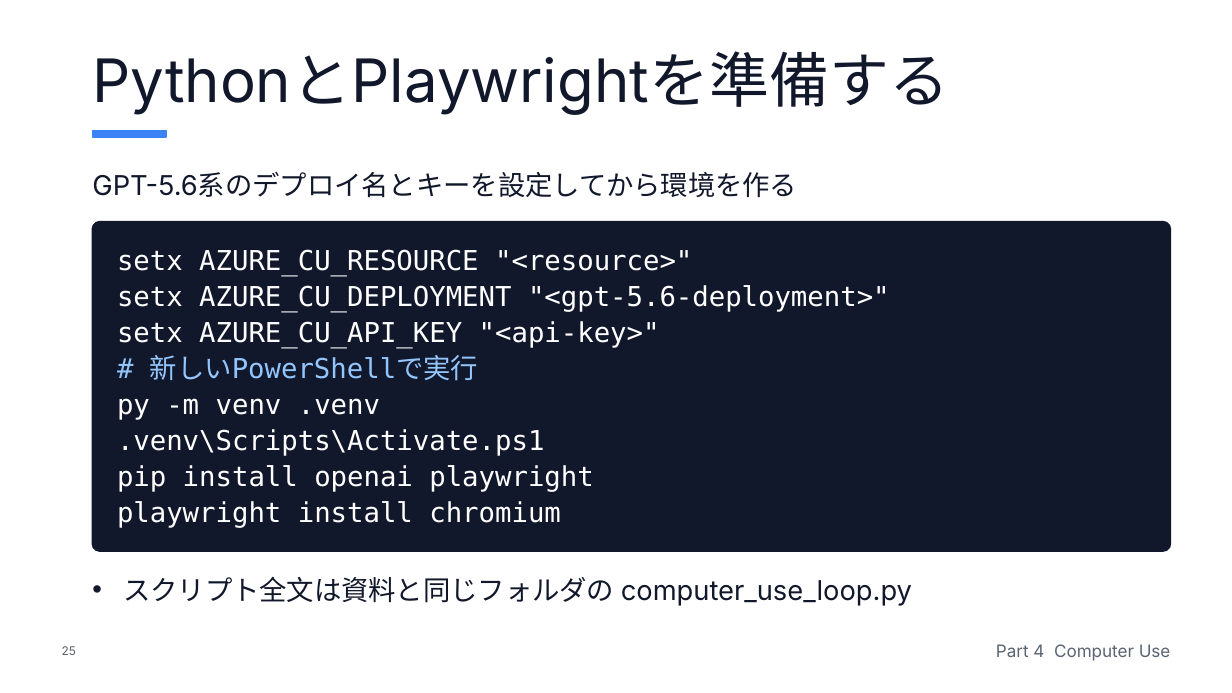
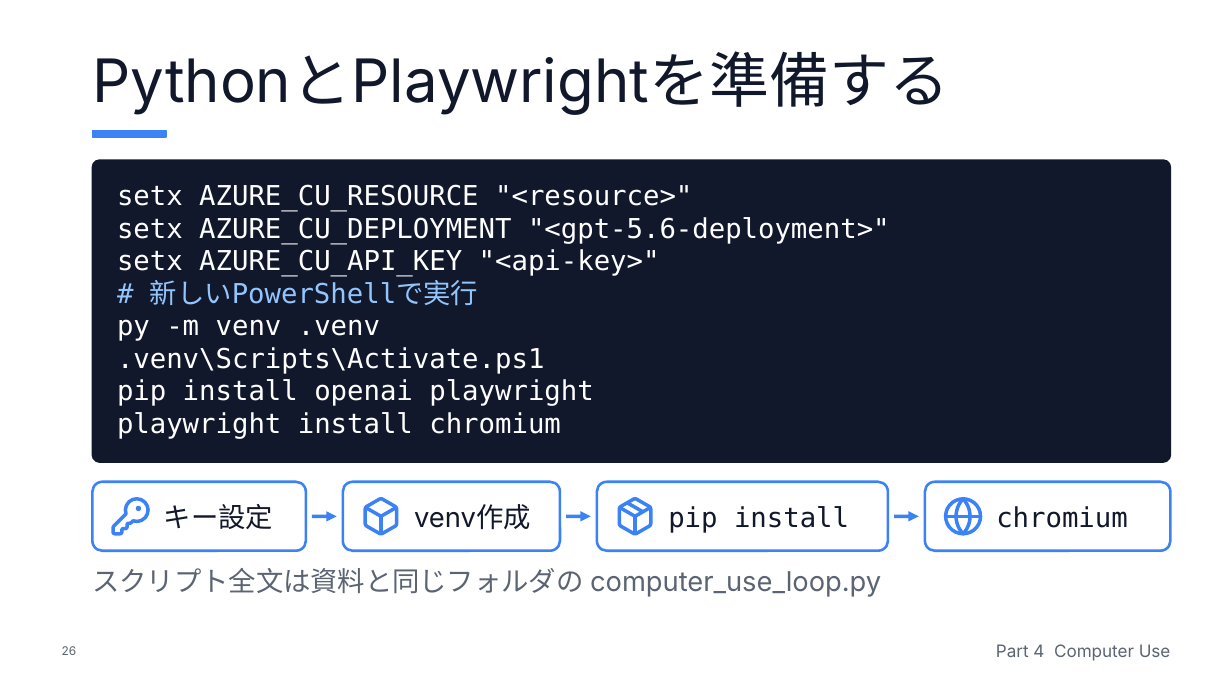
Before and after one commit to soeatu/AI-Engine-Dev, a slide deck: slide 26 of presentation/harness/projects/codex-claude-code-azure-foundry-setup/output/deck.pptx (slide 25 before the commit). Drawn at 1232x693 pixels with LibreOffice and Linux fonts; fonts in the diff are those of the drawing. Boxes give left, top, right and bottom in pixels: in the first picture for what was removed or moved away, otherwise in the second. Text is boxed around its words. In the diff, an @@ line names an element or a change of style, - is before the commit and + after.

```diff
--- a/presentation/harness/projects/codex-claude-code-azure-foundry-setup/output/deck.pptx
+++ b/presentation/harness/projects/codex-claude-code-azure-foundry-setup/output/deck.pptx
@@ rounded rectangle: place and size @@
-rounded rectangle at (92, 222, 1170, 551)
+rounded rectangle at (92, 160, 1170, 462)
@@ rounded rectangle at (92, 160, 1170, 462): proportions changed @@
@@ text removed at (92, 172, 797, 197) @@
-GPT-5.6系のデプロイ名とキーを設定してから環境を作る
@@ text "setx AZURE_CU_RESOURCE "<resource>"": place and size @@
-text "setx AZURE_CU_RESOURCE "<resource>"" at (117, 249, 890, 528)
+text "setx AZURE_CU_RESOURCE "<resource>"" at (117, 184, 890, 439)
@@ text "setx AZURE_CU_RESOURCE "<resource>"" at (117, 184, 890, 439): line spacing 21pt to 19pt @@
@@ rounded rectangle added at (92, 482, 306, 551), fill #FFFFFF, outline #3B82F6 1.5 pt @@
@@ freeform shape added at (110, 495, 152, 537), outline #3B82F6 2.04 pt @@
@@ text added at (164, 504, 273, 529), 16 pt, text #12182B @@
+キー設定
@@ rounded rectangle added at (342, 482, 559, 551), fill #FFFFFF, outline #3B82F6 1.5 pt @@
@@ freeform shape added at (360, 495, 402, 537), outline #3B82F6 2.04 pt @@
@@ text added at (414, 505, 530, 529), 16 pt, text #12182B @@
+venv作成
@@ rounded rectangle added at (596, 482, 887, 551), fill #FFFFFF, outline #3B82F6 1.5 pt @@
@@ freeform shape added at (615, 495, 657, 537), outline #3B82F6 2.04 pt @@
@@ text added at (668, 506, 849, 533), 16 pt, text #12182B @@
+pip install
@@ rounded rectangle added at (925, 482, 1170, 551), fill #FFFFFF, outline #3B82F6 1.5 pt @@
@@ freeform shape added at (942, 495, 984, 537), outline #3B82F6 2.04 pt @@
@@ text added at (996, 506, 1127, 528), 16 pt, text #12182B @@
+chromium
@@ arrow added from (312, 516) to (336, 516), #3B82F6 2 pt @@
@@ arrow added from (565, 516) to (590, 516), #3B82F6 2 pt @@
@@ arrow added from (894, 516) to (919, 516), #3B82F6 2 pt @@
@@ text "スクリプト全文は資料と同じフォルダの computer_use_loop.py": place and size @@
-text "スクリプト全文は資料と同じフォルダの computer_use_loop.py" at (123, 577, 912, 606)
+text "スクリプト全文は資料と同じフォルダの computer_use_loop.py" at (92, 568, 881, 597)
@@ text "スクリプト全文は資料と同じフォルダの computer_use_loop.py" at (92, 568, 881, 597): text colour #12182B to #5B6472; bullet • to none; line spacing 1.1 to 1; less space between paragraphs; vertical alignment top to middle @@
@@ text at (62, 646, 77, 655): text changed @@
-25
+26
```
Also in this commit, not shown: 28 other slides changed, 2 slides added, 1 slide removed, 16 other files.
